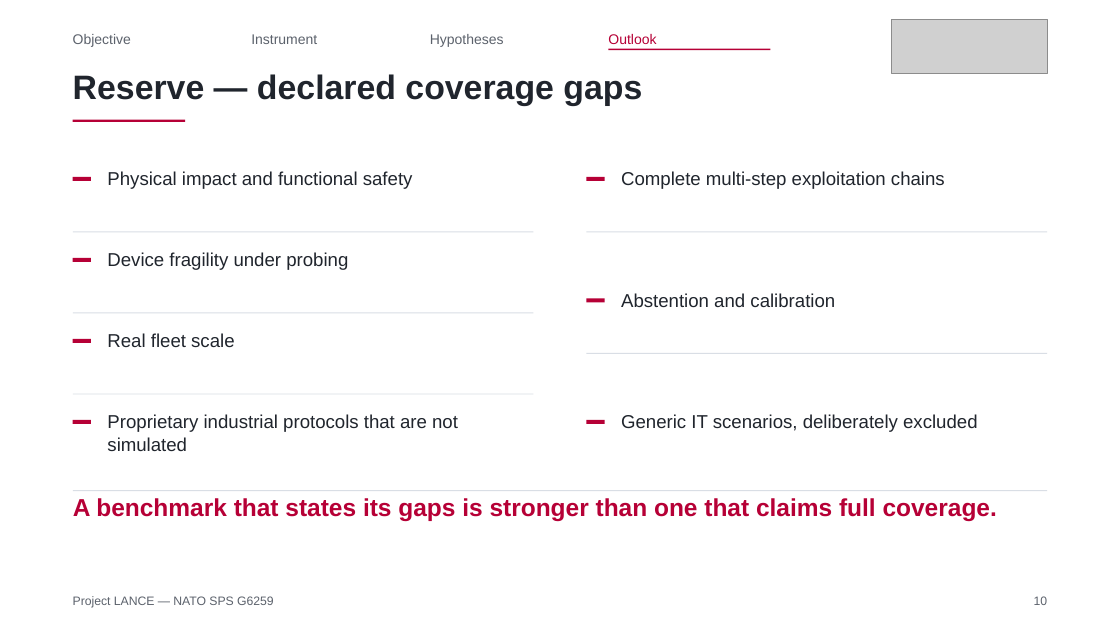
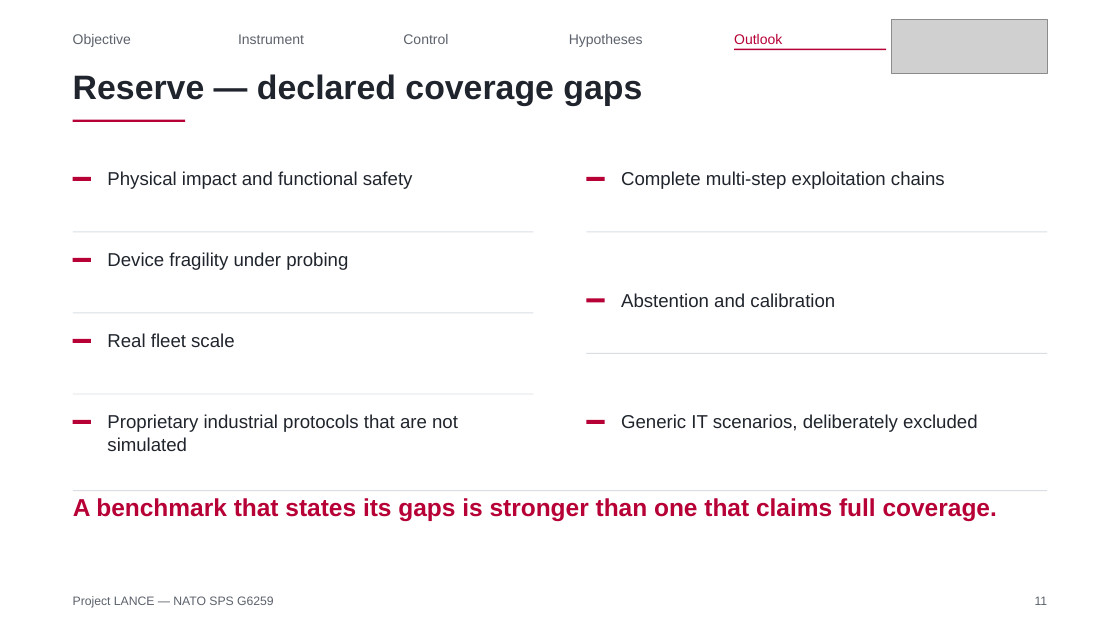
Before and after one commit to Tanguyvans/LANCE, a slide deck: slide 11 of objectifs/presentation-2026-10-23/slides.pptx (slide 10 before the commit). Drawn at 1120x630 pixels with LibreOffice and Linux fonts; fonts in the diff are those of the drawing; grey boxes stand for pictures. Boxes give left, top, right and bottom in pixels: in the first picture for what was removed or moved away, otherwise in the second. Text is boxed around its words. In the diff, an @@ line names an element or a change of style, - is before the commit and + after.

```diff
--- a/objectifs/presentation-2026-10-23/slides.pptx
+++ b/objectifs/presentation-2026-10-23/slides.pptx
@@ text "Instrument": place and size @@
-text "Instrument" at [251, 34, 317, 44]
+text "Instrument" at [238, 34, 304, 44]
@@ text "Hypotheses": place and size @@
-text "Hypotheses" at [430, 34, 504, 47]
+text "Hypotheses" at [569, 34, 643, 47]
@@ text "Outlook": place and size @@
-text "Outlook" at [608, 34, 656, 44]
+text "Outlook" at [734, 34, 782, 44]
@@ text added at [403, 34, 448, 44], 12 pt, text #5C626C @@
+Control
@@ rectangle: place and size @@
-rectangle at [608, 49, 770, 50]
+rectangle at [734, 49, 886, 50]
@@ text at [1035, 596, 1048, 605]: text changed @@
-10
+11
```
Also in this commit, not shown: 8 other slides changed, 1 slide added, 7 other files.
